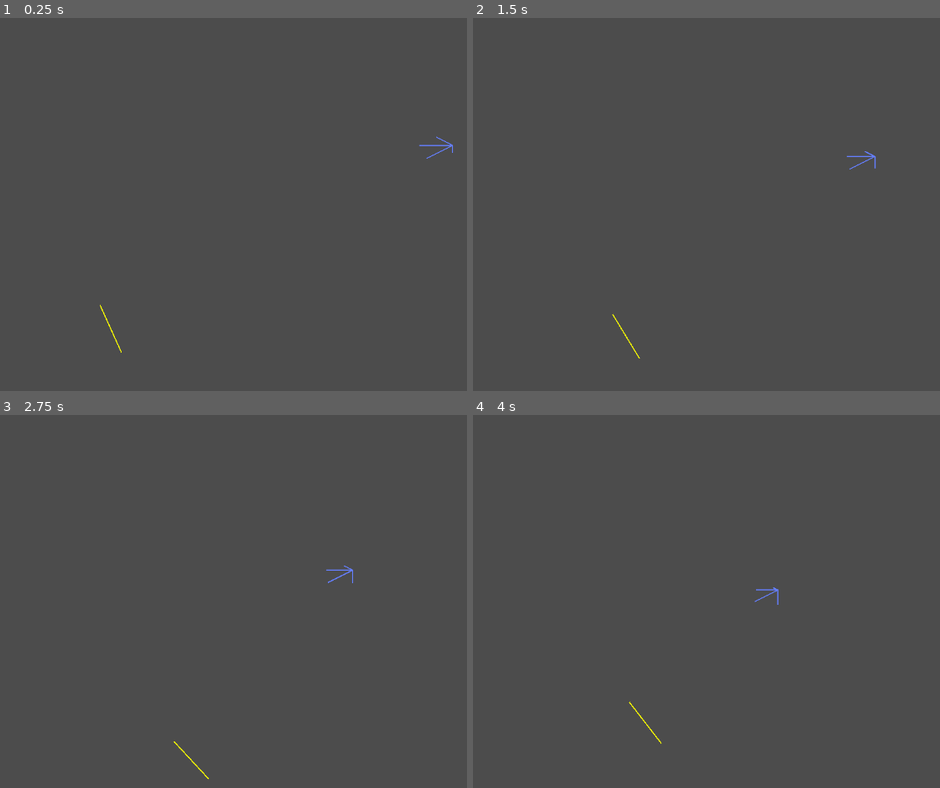
Above: before the commit, frames 1-4 (two rows, left to right).
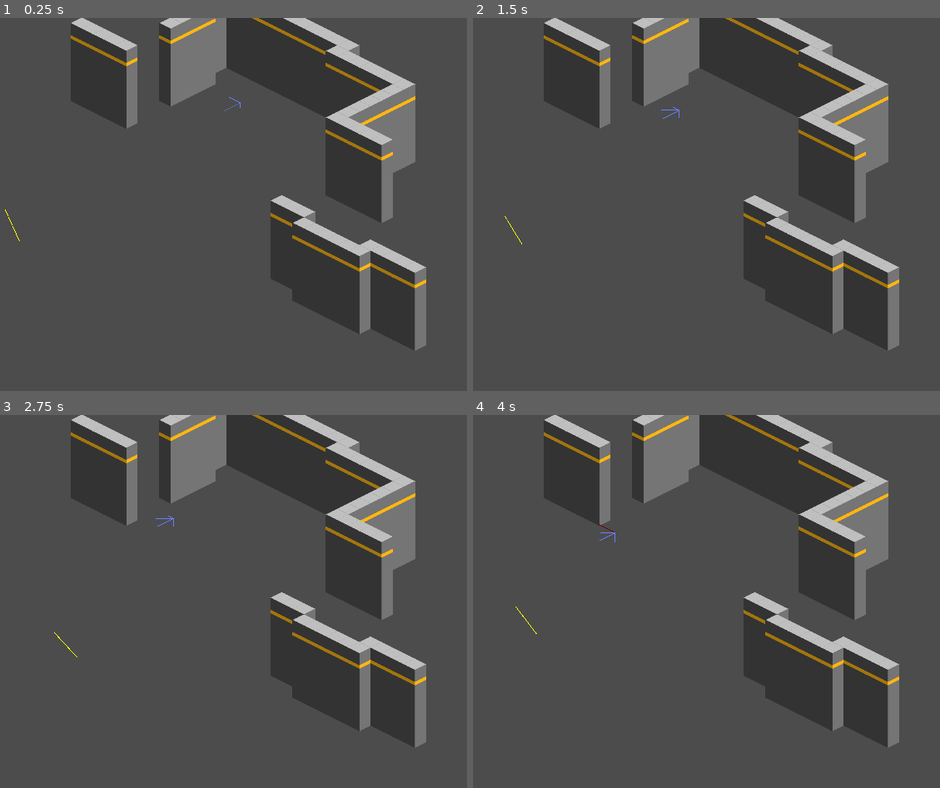
Above: after the commit, the same moments.

Repository: SeaKrill/Context-Steering-Test
Game: Godot game, scene res://Node2D.tscn
Two runs of this game, one before a commit and one after it. Both use one fixed random seed, a clock stepped at 60 frames per second and the inputs below. Before the commit the project has no main scene; this scene is started directly in both runs.
Inputs (mouse positions are in pixels of both pictures, inside the frame that each line leads up to):
- Up to frame 1 (0.25 s): no input
- Up to frame 2 (1.5 s): move the mouse to (767, 185) at 0.52 s; hold D (Right) 0.53-1.28 s; move the mouse to (487, 223) at 1.27 s; hold S (Down) from 1.28 s (still down)
- Up to frame 3 (2.75 s): move the mouse to (214, 519) at 2.02 s; release S (Down) at 2.03 s; hold D (Right) from 2.03 s (still down)
- Up to frame 4 (4 s): tap Enter at 2.75 s; move the mouse to (589, 676) at 2.77 s; release D (Right) at 2.78 s; hold W (Up) 2.78-3.53 s; move the mouse to (823, 657) at 3.52 s; hold A (Left) from 3.53 s (still down)

The runs differ from the first frame. In frame 1, 26% of the frame differs, in the area x 1-97%, y 0-90%; in frame 2, 26%; in frame 3, 26%; in frame 4, 26%.

Commit message:
Added Walls

Diff:
--- a/Node2D.tscn
+++ b/Node2D.tscn
@@ -1,20 +1,120 @@
-[gd_scene load_steps=6 format=2]
+[gd_scene load_steps=16 format=2]
 
 [ext_resource path="res://scenes/A.tscn" type="PackedScene" id=1]
 [ext_resource path="res://scenes/B.tscn" type="PackedScene" id=2]
 [ext_resource path="res://scenes/Obstacle.tscn" type="PackedScene" id=3]
 [ext_resource path="res://scenes/A.gd" type="Script" id=4]
 [ext_resource path="res://scenes/B.gd" type="Script" id=5]
+[ext_resource path="res://assets/Walls.png" type="Texture" id=6]
+
+[sub_resource type="ConvexPolygonShape2D" id=2]
+points = PoolVector2Array( 33, 224, 66, 240, 33, 256, 0, 240 )
+
+[sub_resource type="ConvexPolygonShape2D" id=3]
+points = PoolVector2Array( 33, 224, 66, 240, 33, 256, 0, 240 )
+
+[sub_resource type="ConvexPolygonShape2D" id=4]
+points = PoolVector2Array( 33, 224, 66, 240, 33, 256, 0, 240 )
+
+[sub_resource type="ConvexPolygonShape2D" id=5]
+points = PoolVector2Array( 33, 224, 66, 240, 33, 256, 0, 240 )
+
+[sub_resource type="ConvexPolygonShape2D" id=6]
+points = PoolVector2Array( 33, 224, 66, 240, 33, 256, 0, 240 )
+
+[sub_resource type="ConvexPolygonShape2D" id=7]
+points = PoolVector2Array( 33, 224, 66, 240, 33, 256, 0, 240 )
+
+[sub_resource type="ConvexPolygonShape2D" id=8]
+points = PoolVector2Array( 33, 224, 66, 240, 33, 256, 0, 240 )
+
+[sub_resource type="ConvexPolygonShape2D" id=9]
+points = PoolVector2Array( 33, 224, 66, 240, 33, 256, 0, 240 )
+
+[sub_resource type="TileSet" id=1]
+0/name = "Walls.png 0"
+0/texture = ExtResource( 6 )
+0/tex_offset = Vector2( 0, -225 )
+0/modulate = Color( 1, 1, 1, 1 )
+0/region = Rect2( 0, 0, 528, 256 )
+0/tile_mode = 1
+0/autotile/bitmask_mode = 1
+0/autotile/bitmask_flags = [  ]
+0/autotile/icon_coordinate = Vector2( 0, 0 )
+0/autotile/tile_size = Vector2( 66, 256 )
+0/autotile/spacing = 0
+0/autotile/occluder_map = [  ]
+0/autotile/navpoly_map = [  ]
+0/autotile/priority_map = [  ]
+0/autotile/z_index_map = [  ]
+0/occluder_offset = Vector2( 0, 0 )
+0/navigation_offset = Vector2( 0, 0 )
+0/shape_offset = Vector2( 0, 0 )
+0/shape_transform = Transform2D( 1, 0, 0, 1, 0, 0 )
+0/shape = SubResource( 2 )
+0/shape_one_way = false
+0/shape_one_way_margin = 1.0
+0/shapes = [ {
+"autotile_coord": Vector2( 0, 0 ),
+"one_way": false,
+"one_way_margin": 1.0,
+"shape": SubResource( 2 ),
+"shape_transform": Transform2D( 1, 0, 0, 1, 0, 0 )
+}, {
+"autotile_coord": Vector2( 1, 0 ),
+"one_way": false,
+"one_way_margin": 1.0,
+"shape": SubResource( 3 ),
+"shape_transform": Transform2D( 1, 0, 0, 1, 0, 0 )
+}, {
+"autotile_coord": Vector2( 2, 0 ),
+"one_way": false,
+"one_way_margin": 1.0,
+"shape": SubResource( 4 ),
+"shape_transform": Transform2D( 1, 0, 0, 1, 0, 0 )
+}, {
+"autotile_coord": Vector2( 3, 0 ),
+"one_way": false,
+"one_way_margin": 1.0,
+"shape": SubResource( 5 ),
+"shape_transform": Transform2D( 1, 0, 0, 1, 0, 0 )
+}, {
+"autotile_coord": Vector2( 4, 0 ),
+"one_way": false,
+"one_way_margin": 1.0,
+"shape": SubResource( 6 ),
+"shape_transform": Transform2D( 1, 0, 0, 1, 0, 0 )
+}, {
+"autotile_coord": Vector2( 5, 0 ),
+"one_way": false,
+"one_way_margin": 1.0,
+"shape": SubResource( 7 ),
+"shape_transform": Transform2D( 1, 0, 0, 1, 0, 0 )
+}, {
+"autotile_coord": Vector2( 6, 0 ),
+"one_way": false,
+"one_way_margin": 1.0,
+"shape": SubResource( 8 ),
+"shape_transform": Transform2D( 1, 0, 0, 1, 0, 0 )
+}, {
+"autotile_coord": Vector2( 7, 0 ),
+"one_way": false,
+"one_way_margin": 1.0,
+"shape": SubResource( 9 ),
+"shape_transform": Transform2D( 1, 0, 0, 1, 0, 0 )
+} ]
+0/z_index = 0
 
 [node name="Node2D" type="Node2D"]
 
-[node name="TileMap" type="TileMap" parent="."]
+[node name="Walls" type="TileMap" parent="."]
 mode = 1
-cell_size = Vector2( 256, 128 )
-cell_quadrant_size = 64
-cell_custom_transform = Transform2D( 256, 0, 0, 128, 0, 0 )
+tile_set = SubResource( 1 )
+cell_size = Vector2( 64, 32 )
 cell_tile_origin = 1
+cell_y_sort = true
 format = 1
+tile_data = PoolIntArray( -983018, 0, 0, -983017, 0, 0, -983016, 0, 0, -983015, 0, 0, -983014, 0, 0, -983013, 0, 0, -983012, 0, 0, -983011, 0, 0, -983010, 0, 0, -983009, 0, 0, -983008, 0, 0, -983007, 0, 0, -917482, 0, 0, -917471, 0, 0, -917470, 0, 0, -917469, 0, 0, -917468, 0, 0, -917467, 0, 0, -917466, 0, 0, -917465, 0, 0, -851946, 0, 0, -851929, 0, 0, -786410, 0, 0, -786409, 0, 0, -786393, 0, 0, -720873, 0, 0, -720857, 0, 0, -655337, 0, 0, -655321, 0, 0, -589801, 0, 0, -589785, 0, 0, -524249, 0, 0, -524248, 0, 0, -524247, 0, 0, -524246, 0, 0, -524245, 0, 0, -327661, 0, 0, -327660, 0, 0, -327659, 0, 0, -327658, 0, 0, -327657, 0, 0, 131116, 0, 0, 131117, 0, 0, 131118, 0, 0, 131124, 0, 0, 131125, 0, 0, 131126, 0, 0, 131127, 0, 0, 131128, 0, 0, 196655, 0, 0, 196656, 0, 0, 196657, 0, 0, 196658, 0, 0, 196659, 0, 0, 196660, 0, 0 )
 
 [node name="YSort" type="YSort" parent="."]
 
--- a/project.godot
+++ b/project.godot
@@ -11,6 +11,7 @@
 [application]
 
 config/name="Context Steering"
+run/main_scene="res://Node2D.tscn"
 config/icon="res://icon.png"
 
 [display]
@@ -19,6 +20,8 @@
 window/size/height=1080
 window/size/test_width=1280
 window/size/test_height=720
+window/stretch/mode="2d"
+window/stretch/aspect="keep"
 
 [gui]
 
Binary file added: assets/Walls.png
Not shown, added: assets/Walls.png.import
